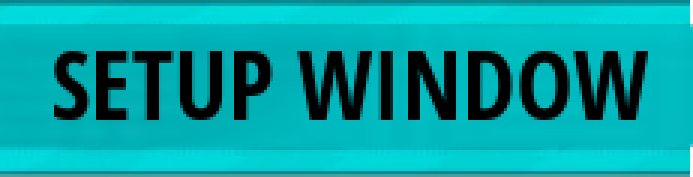
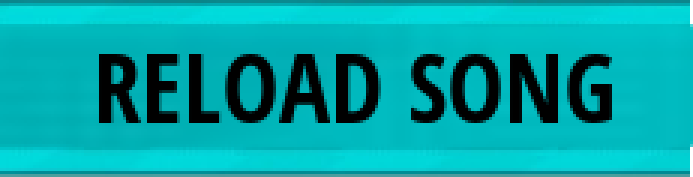
Layered file, before and after one edit (693 × 177). Changes by layer:
painted on "+ ADD DISPLAY" over [54, 51, 648, 123]
